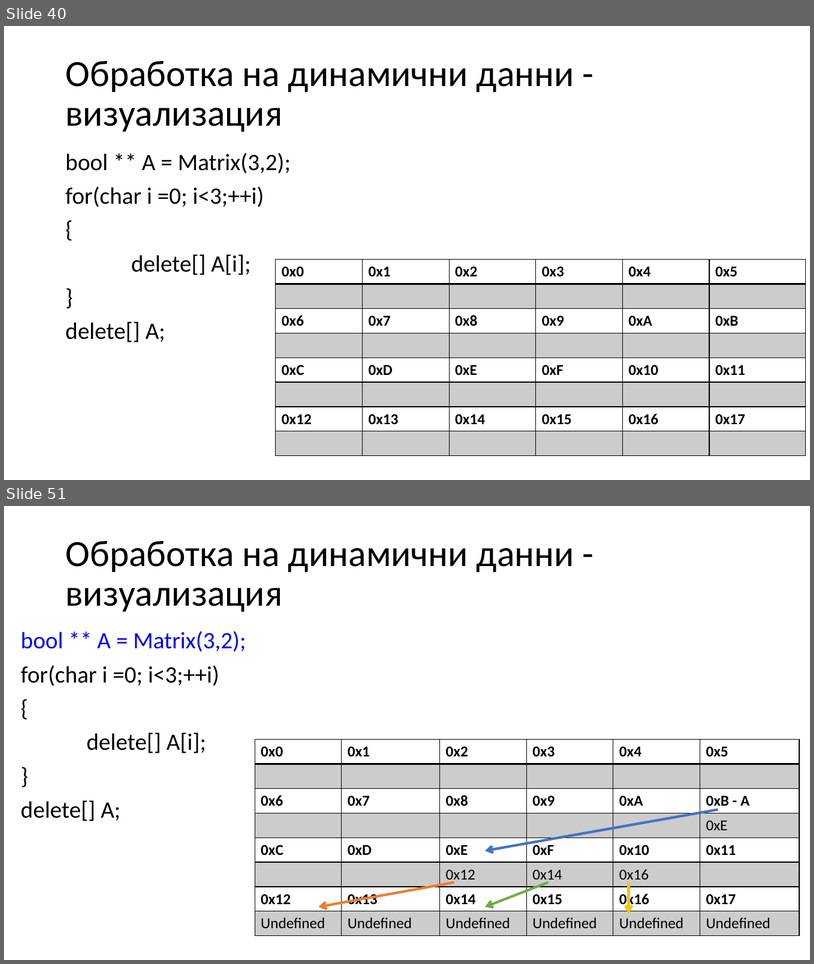
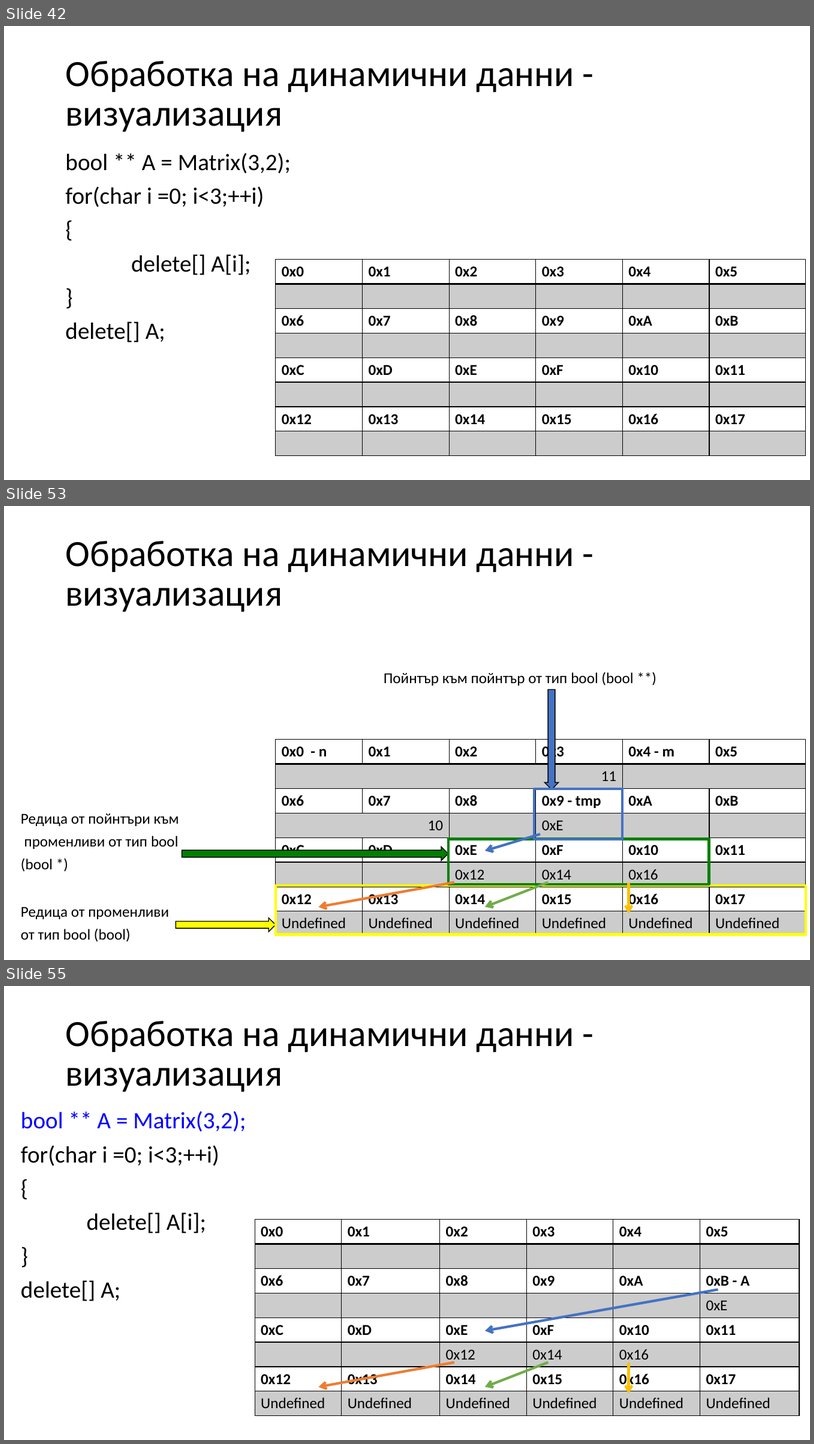
Before and after one commit to Mapmo/Uni-CPP, a slide deck: Introducing To Programming Materials/Consultation 3/Consultation3.pptx. Shown one above the other, each under a label of ours: slides 40 and 51 before the commit, slides 42, 53 and 55 after it; the slides between them are not shown. The pictures are 814x964 and 814x1444 pixels, drawn with LibreOffice and Linux fonts; fonts in the diff are those of the drawing. Boxes give left, top, right and bottom in pixels: in the first picture for what was removed or moved away, otherwise in the second. Text is boxed around its words. In the diff, an @@ line names an element or a change of style, - is before the commit and + after.

```diff
--- a/Introducing To Programming Materials/Consultation 3/Consultation3.pptx
+++ b/Introducing To Programming Materials/Consultation 3/Consultation3.pptx
@@ slide 53 added at [4,506,810,960], background #FFFFFF @@
@@ title added at [65,541,575,612], 44 pt, text #000000 @@
+Обработка на динамични данни - визуализация
@@ text added at [21,672,633,942], 18 pt, text #000000 @@
+Пойнтър към пойнтър от тип bool (bool **)
+Редица от пойнтъри към
+променливи от тип bool
+(bool *)
+Редица от променливи
+от тип bool (bool)
@@ right arrow added at [545,690,559,789], fill #4472C4, outline #000000 1 pt @@
@@ table added at [276,739,804,936], 8 rows, 6 columns @@
+0x0 - n | 0x1 | 0x2 | 0x3 | 0x4 - m | 0x5
+11 |  |  |  |  | 
+0x6 | 0x7 | 0x8 | 0x9 - tmp | 0xA | 0xB
+10 |  |  | 0xЕ |  | 
+0xC | 0xD | 0xE | 0xF | 0x10 | 0x11
+ |  | 0x12 | 0x14 | 0x16 | 
+0x12 | 0x13 | 0x14 | 0x15 | 0x16 | 0x17
+Undefined | Undefined | Undefined | Undefined | Undefined | Undefined
@@ rectangle added at [534,789,623,840], outline #4472C4 3 pt @@
@@ right arrow added at [182,847,449,861], fill #008000, outline #000000 1 pt @@
@@ rectangle added at [449,839,710,884], outline #008000 3 pt @@
@@ arrow added from (540, 834) to (486, 851), #4472C4 3 pt @@
@@ arrow added from (455, 882) to (318, 906), #ED7D31 3 pt @@
@@ arrow added from (548, 882) to (486, 906), #70AD47 3 pt @@
@@ arrow added from (629, 882) to (629, 913), #FFC000 3 pt @@
@@ rectangle added at [276,885,806,934], outline #FFFF00 3 pt @@
@@ right arrow added at [176,918,276,931], fill #FFFF00, outline #000000 1 pt @@
@@ what was slide 40 is now slide 42 @@
@@ what was slide 51 is now slide 55 @@
```
Also in this commit, not shown: 6 slides changed, 6 other slides added.
